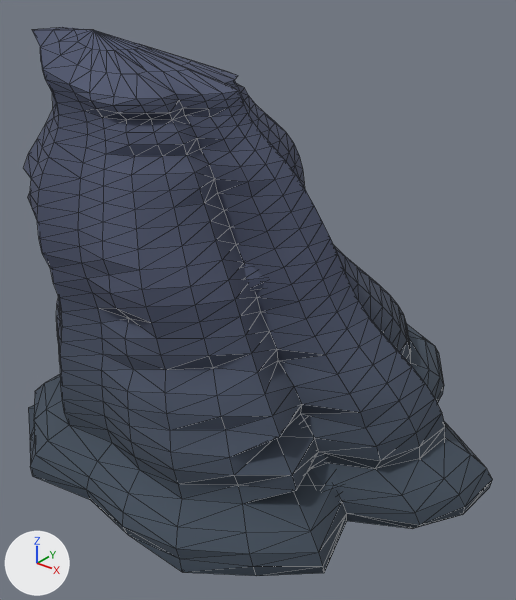
The glTF model assets/environment/rocks/SM_OverlookCrags.glb, before and after one commit.
Rendered twice from a 50 mm lens placed at (8.3, -9.78, 8.08), pointed at (0.44, 0.05, 1.99). The lights are fixed; the arrows at lower left show +X, +Y and +Z. The first picture is the older version. Mesh edges are drawn as thin lines. Vertices at exactly the same position are counted once.

In view in the first picture: 'SM_Overlook_Crest', 'SM_Overlook_Spur'.
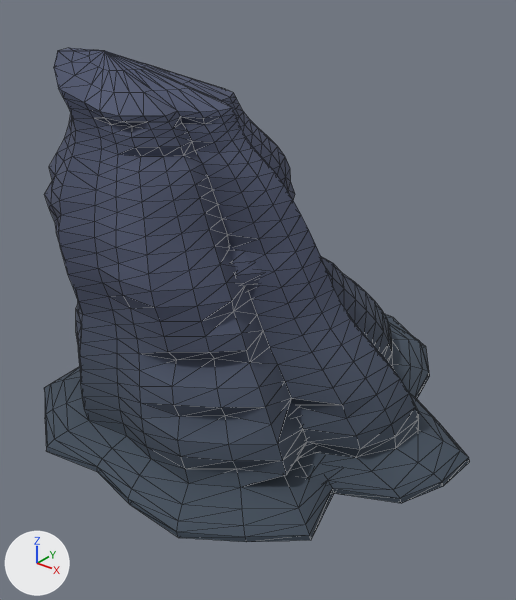
Where the change shows, as pixel boxes [x1, y1, x2, y2] in the pictures (516 x 600 px; the box of a moved part takes in the faces that stretch with it):
'SM_Overlook_Crest', reshaped (9% narrower, 10% shorter)
    before: [24, 27, 493, 576]
    after: [44, 48, 470, 542]
part 1 of me_sm_overlook_crest, moved or reshaped
    before: [24, 27, 471, 531]
    after: [44, 48, 443, 507]
part 2 of me_sm_overlook_crest, recoloured
    before: [28, 27, 493, 576]
    after: [45, 48, 470, 542]

The change, as a list of edits to the scene's bpy script:
```text
Change me_sm_overlook_crest:
    used by ob_sm_overlook_crest; location = (0.0, 0.0, 0.0)
    remove me_sm_overlook_crest.from_pydata(...)  # 912 vertices, 1820 faces; spans x -3.84..5.16, y -4.03..5.75, z -0.85..6.87
    add me_sm_overlook_crest.from_pydata(...)  # 912 vertices, 1820 faces; spans x -3.58..4.72, y -3.76..5.37, z -0.4..6.52
    me_sm_overlook_crest part 1: 912 of 912 vertices moved; they spanned x -3.84..5.16, y -4.03..5.75, z -0.85..6.87 and now span x -3.58..4.72, y -3.76..5.37, z -0.4..6.52; mean shift (0.02, 0.0, -0.07)
    me_sm_overlook_crest part 2: 537 kept faces spanning x -3.58..4.72, y -3.76..5.37, z -0.4..6.52 get new vertex colours
```
